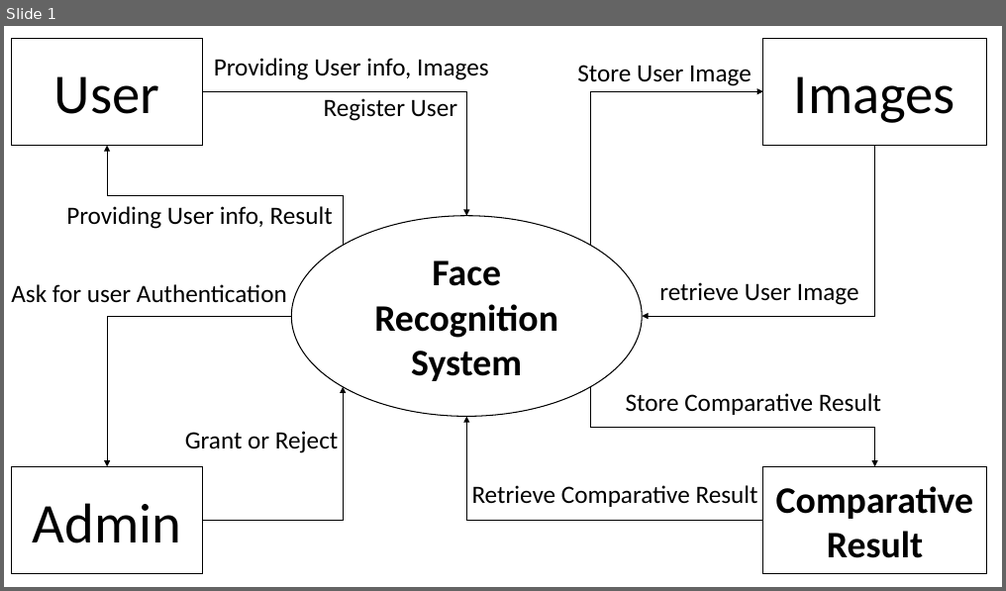
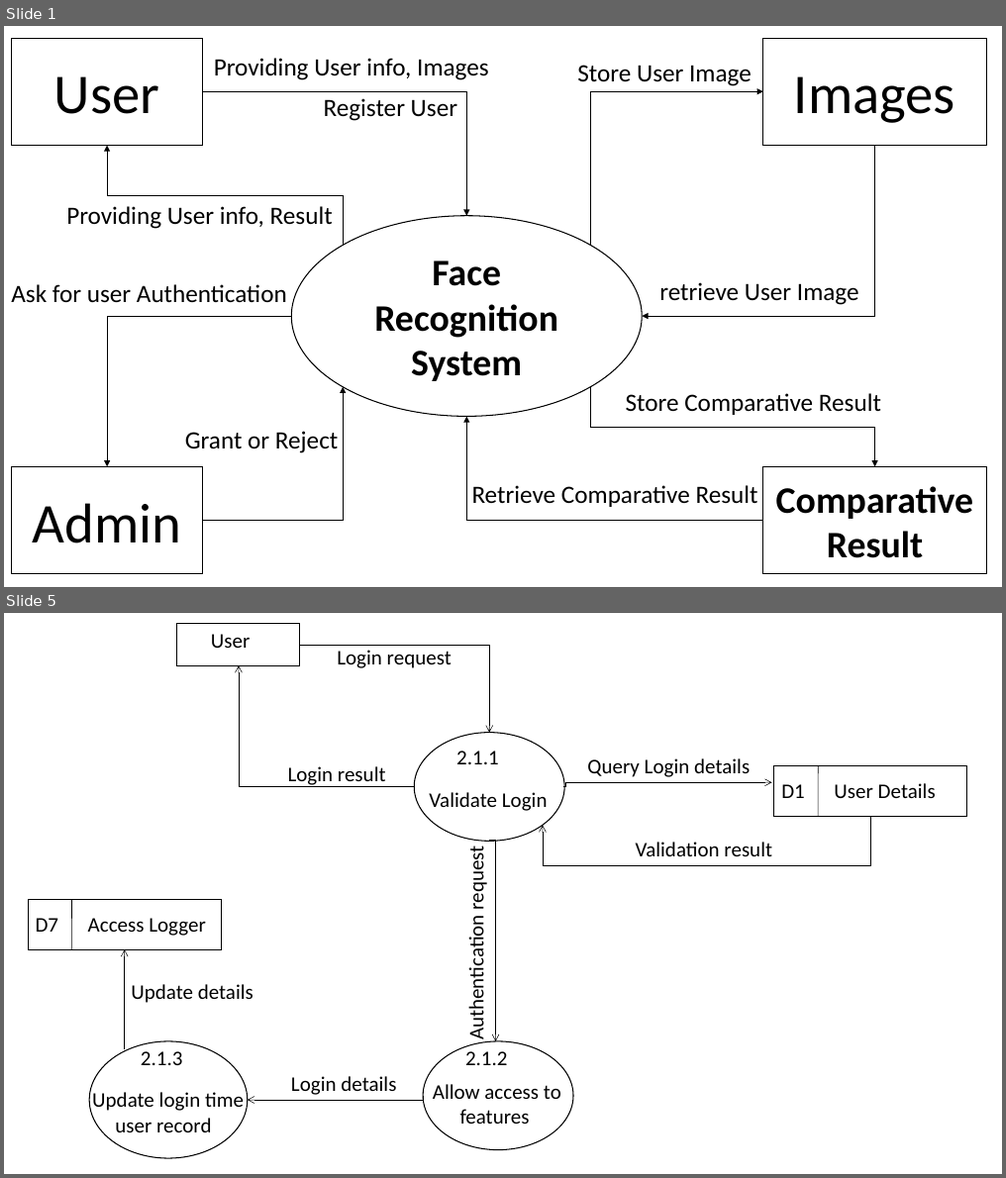
Before and after one commit to sayan801/facerecognizer, a slide deck: report/DFD_FaceRecognition.pptx. Shown one above the other, each under a label of ours: slide 1 before the commit, slides 1 and 5 after it; the slides between them are not shown. The pictures are 1006x591 and 1006x1178 pixels, drawn with LibreOffice and Linux fonts; fonts in the diff are those of the drawing. Boxes give left, top, right and bottom in pixels: in the first picture for what was removed or moved away, otherwise in the second. Text is boxed around its words. In the diff, an @@ line names an element or a change of style, - is before the commit and + after.

```diff
--- a/report/DFD_FaceRecognition.pptx
+++ b/report/DFD_FaceRecognition.pptx
@@ slide 5 added at [4, 613, 1002, 1174], background #FFFFFF @@
@@ group added at [28, 624, 967, 1158]: 18 texts, 7 elbow arrows, 3 ellipses, 3 rectangles, 2 lines @@
+Allow access to features
+2.1.2
+Validate Login
+2.1.1
+Query Login details
+Authentication request
+User Details
+D1
+Validation result
+User
+Login request
+Update login time user record
+2.1.3
+Login result
+Login details
+Access Logger
+D7
+Update details
```
Also in this commit, not shown: 1 slide changed, 2 other slides added, 1 slide removed.
